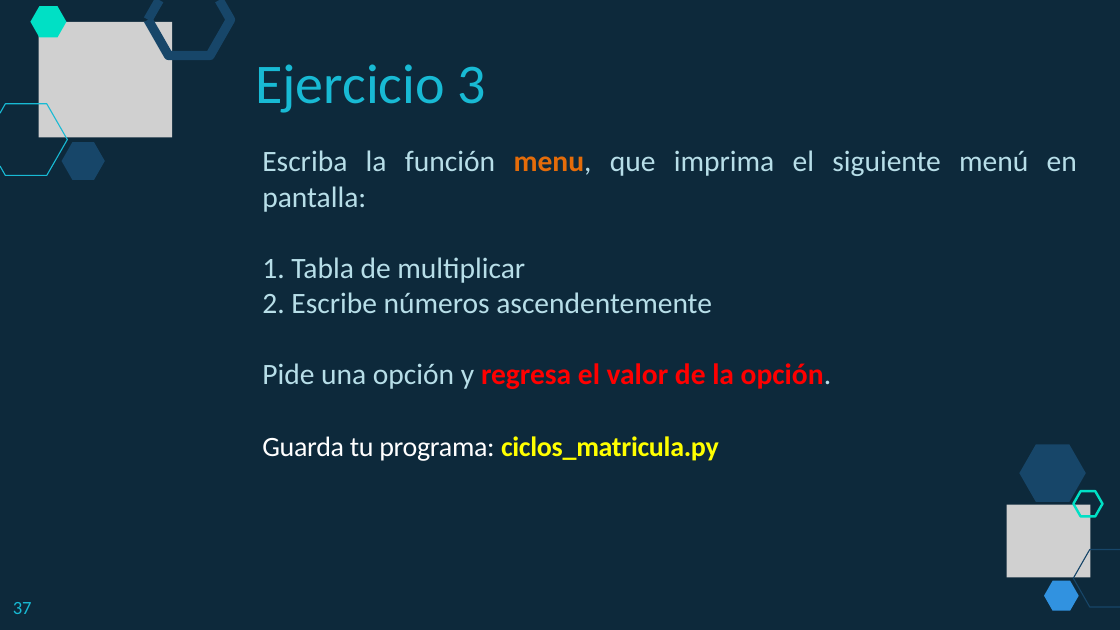
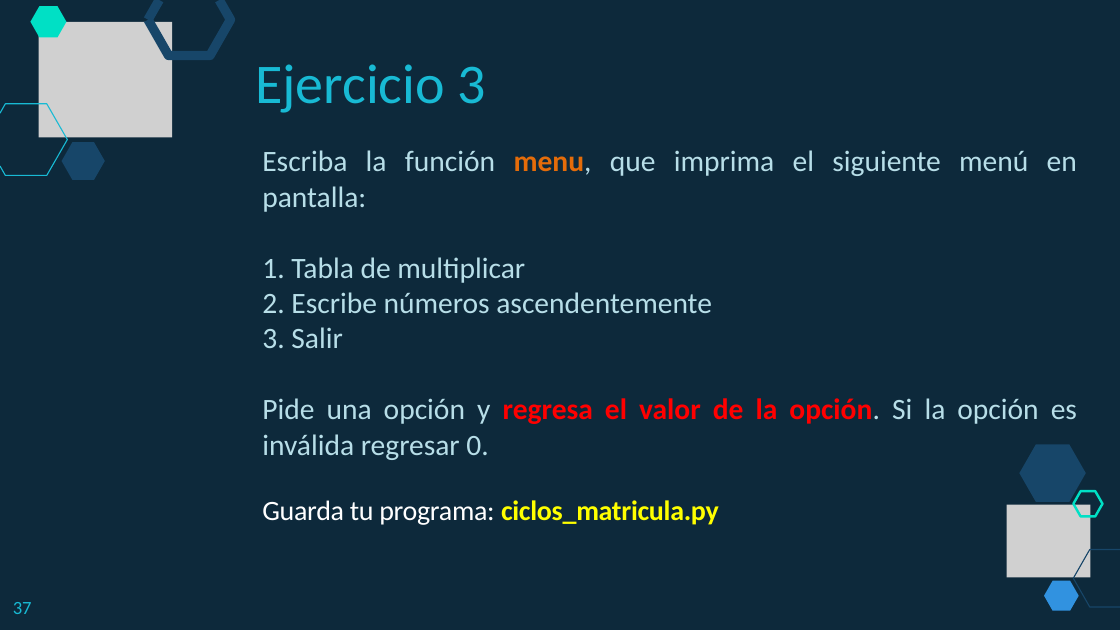
Before and after one commit to lizetheP/PensamientoC, a slide deck: slide 37 of Calendario2019/Presentaciones/Semana3/3_1_While.pptx. Drawn at 1120x630 pixels with LibreOffice and Linux fonts; fonts in the diff are those of the drawing; grey boxes stand for pictures. Boxes give left, top, right and bottom in pixels: in the first picture for what was removed or moved away, otherwise in the second. Text is boxed around its words. In the diff, an @@ line names an element or a change of style, - is before the commit and + after.

```diff
--- a/Calendario2019/Presentaciones/Semana3/3_1_While.pptx
+++ b/Calendario2019/Presentaciones/Semana3/3_1_While.pptx
@@ text at (262, 327, 1077, 424): text changed; text colour #FF0000 to #B7DEE8; bold off @@
-Pide una opción y regresa el valor de la opción.
+3. Salir
+Pide una opción y regresa el valor de la opción. Si la opción es inválida regresar 0.
@@ text "Guarda tu programa: ciclos_matricula.py": place and size @@
-text "Guarda tu programa: ciclos_matricula.py" at (262, 436, 719, 461)
+text "Guarda tu programa: ciclos_matricula.py" at (262, 500, 719, 525)
```
Also in this commit, not shown: 1 other slide changed, 1 slide added, 6 other files.
